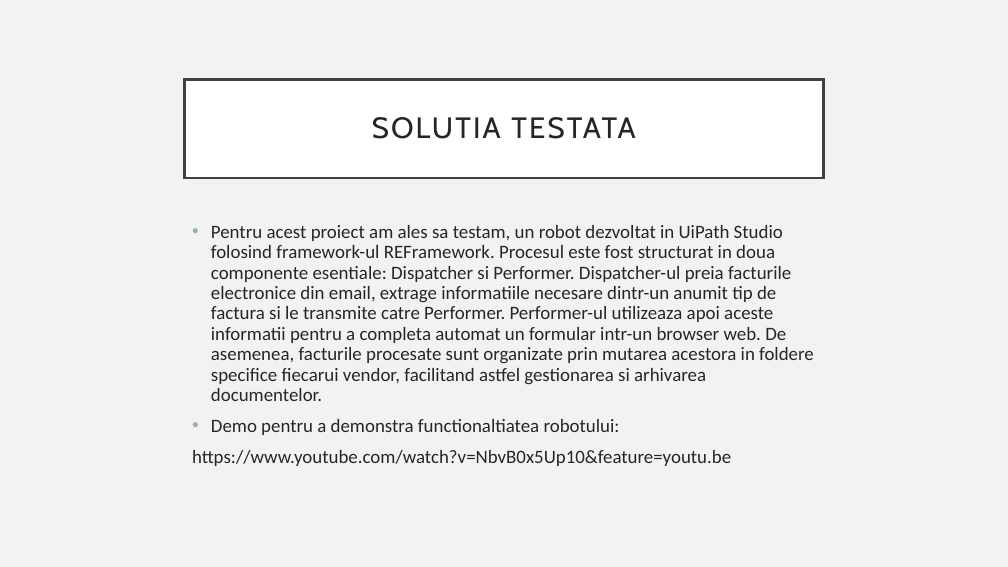
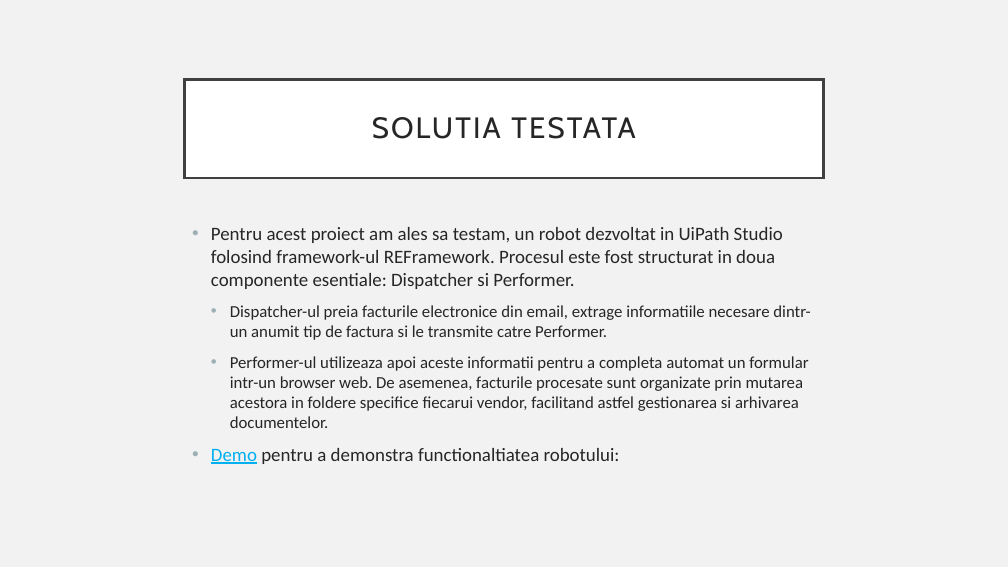
Before and after one commit to lzrwilliam/TestingOnRPAInvoiceExtractor, a slide deck: slide 2 of testarea sistemelor software.pptx. Drawn at 1008x567 pixels with LibreOffice and Linux fonts; fonts in the diff are those of the drawing. Boxes give left, top, right and bottom in pixels: in the first picture for what was removed or moved away, otherwise in the second. Text is boxed around its words. In the diff, an @@ line names an element or a change of style, - is before the commit and + after.

```diff
--- a/testarea sistemelor software.pptx
+++ b/testarea sistemelor software.pptx
@@ text at bbox=[211, 227, 810, 428]: text changed; size 18 to 16 pt @@
-• Pentru acest proiect am ales sa testam, un robot dezvoltat in UiPath Studio folosind framework-ul REFramework. Procesul este fost structurat in doua componente esentiale: Dispatcher si Performer. Dispatcher-ul preia facturile electronice din email, extrage informatiile necesare dintr-un anumit tip de factura si le transmite catre Performer. Performer-ul utilizeaza apoi aceste informatii pentru a completa automat un formular intr-un browser web. De asemenea, facturile procesate sunt organizate prin mutarea acestora in foldere specifice fiecarui vendor, facilitand astfel gestionarea si arhivarea documentelor.
+• Pentru acest proiect am ales sa testam, un robot dezvoltat in UiPath Studio folosind framework-ul REFramework. Procesul este fost structurat in doua componente esentiale: Dispatcher si Performer.
+  • Dispatcher-ul preia facturile electronice din email, extrage informatiile necesare dintr-un anumit tip de factura si le transmite catre Performer.
+  • Performer-ul utilizeaza apoi aceste informatii pentru a completa automat un formular intr-un browser web. De asemenea, facturile procesate sunt organizate prin mutarea acestora in foldere specifice fiecarui vendor, facilitand astfel gestionarea si arhivarea documentelor.
@@ text at bbox=[211, 448, 620, 464]: text colour #262626 to #00B0F0, underline on in "Demo"; line spacing 0.9 to 1 @@
@@ text at bbox=[192, 450, 731, 466]: paragraph removed @@
-https://www.youtube.com/watch?v=NbvB0x5Up10&feature=youtu.be
```
Also in this commit, not shown: 7 other slides changed, 2 slides added, 2 slides removed.
